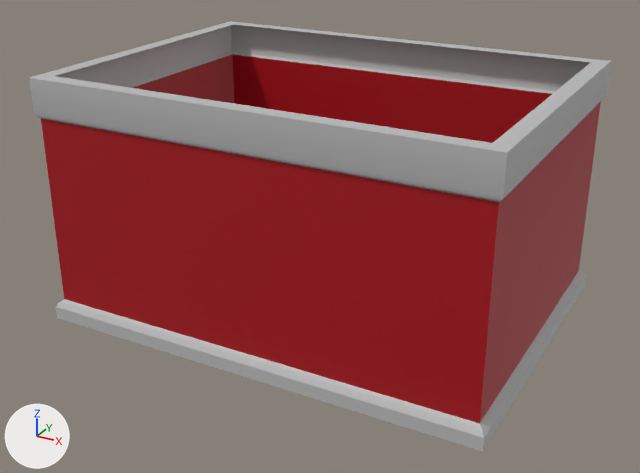
Before and after pictures for a commit that changed the FBX model Assets/Art/Models/CityAbove/Building01_Top_Nice.fbx.
Rendered twice from a camera (50 mm lens) standing at (7.41, -6.97, 5.32) and looking at (2.66, 1.67, 1.01). Lighting does not change. The marker at lower left points along +X, +Y and +Z. Where no turn or scale is listed for an object, it has been applied to the vertices.

Objects in the first picture: 'Building1_Top'.
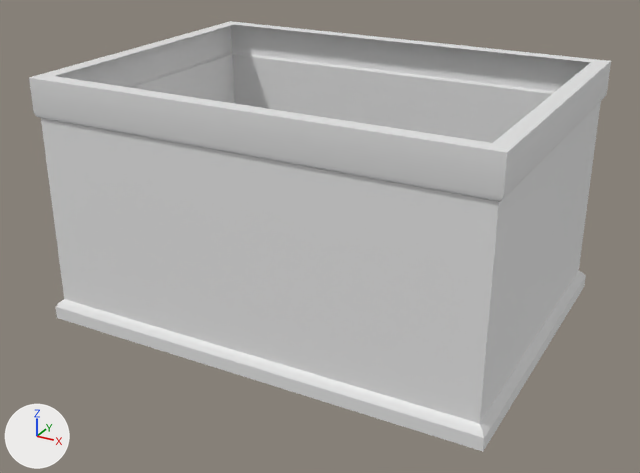
The change in detail:
me_mesh_019 has 52 vertices, 48 faces and spans x -0.08..5.41, y -0.08..3.92, z 0.0..3.0.
me_mesh_019 is used by ob_building1_top; location (0.0, 0.0, 0.0).
me_mesh_019 part 1: all 12 faces that had it switch from mat_material__293 (grey #bcbcbc) to no material.
me_mesh_019 part 2: all 20 faces that had it switch from mat_material__294 (grey #bcbcbc) to no material.
me_mesh_019 part 3: all 4 faces that had it switch from mat_material__295 (grey #bcbcbc) to no material.
me_mesh_019 part 4: all 4 faces that had it switch from mat_21___default (grey #bcbcbc) to no material.
me_mesh_019 part 5: all 8 faces that had it switch from mat_03___default (red #a80012) to no material.

Boxes [x1, y1, x2, y2] around the edits, measured in the pictures (640 x 473 px):
part 1 of me_mesh_019, recoloured (grey to white)
    both: [31, 21, 607, 452]
part 2 of me_mesh_019, recoloured
    both: [29, 22, 611, 451]
part 3 of me_mesh_019, recoloured (grey to white)
    both: [37, 22, 603, 150]
part 4 of me_mesh_019, recoloured
    both: [29, 25, 591, 201]
part 5 of me_mesh_019, recoloured (red to grey)
    both: [41, 54, 601, 423]
